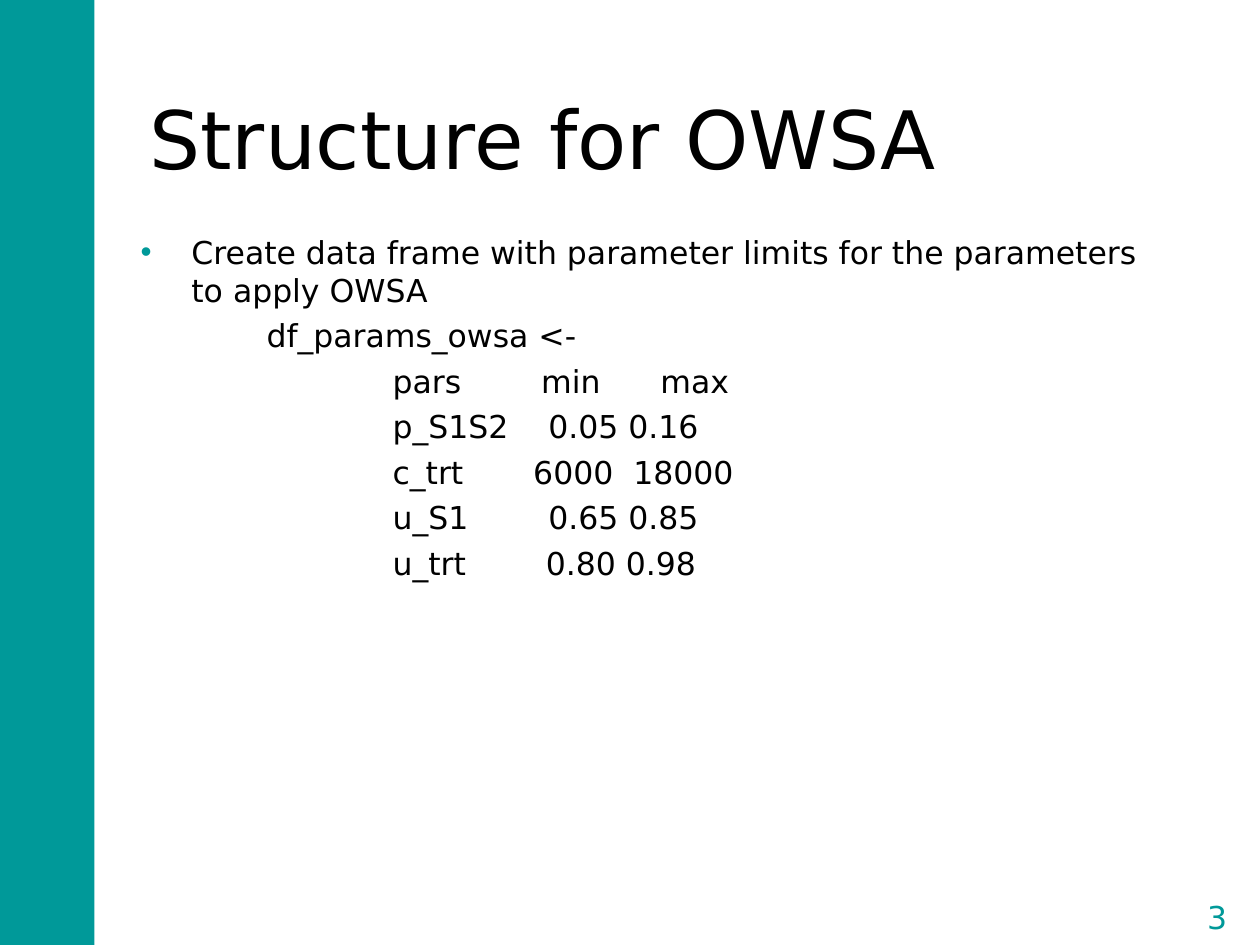
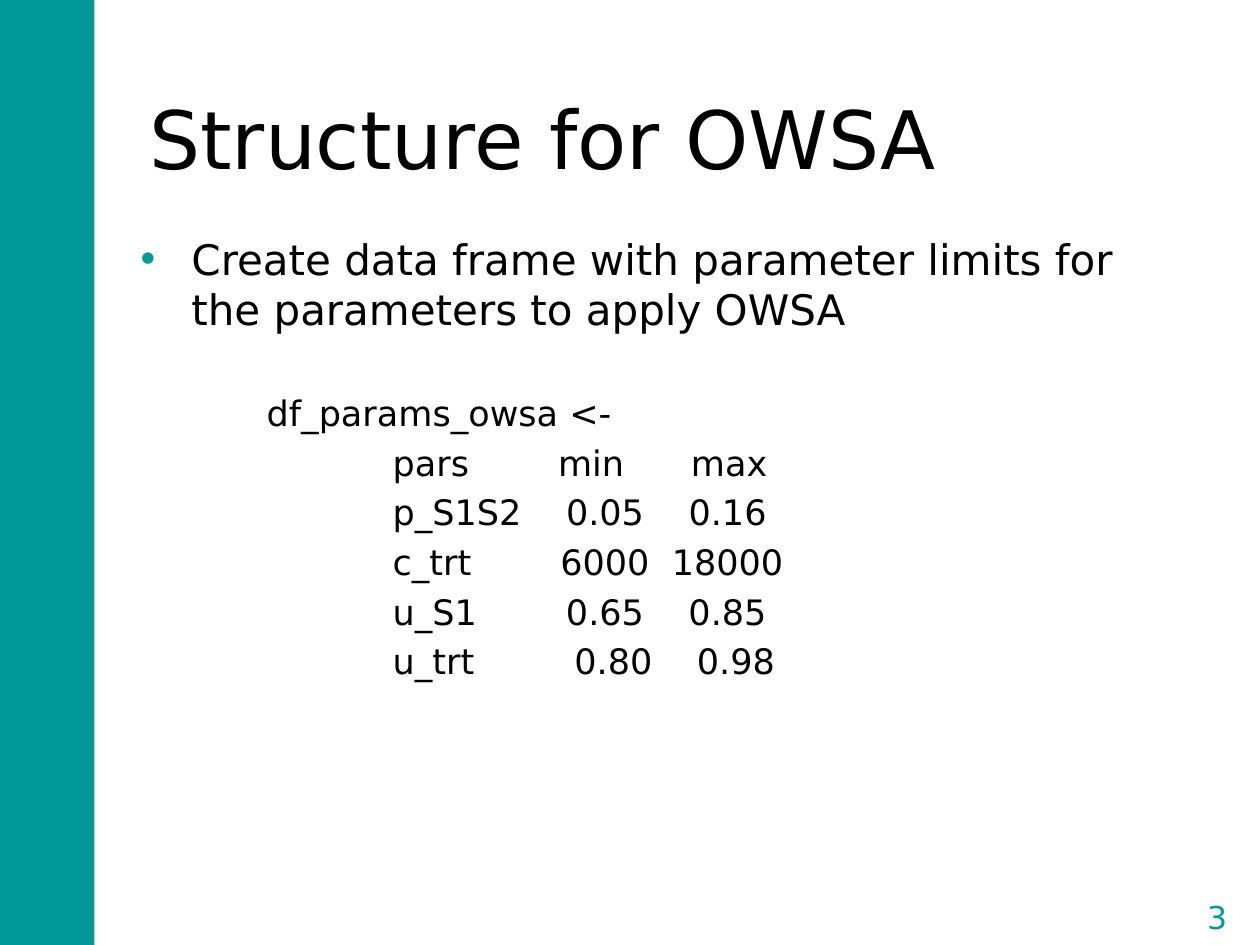
Before and after one commit to DARTH-git/Course-Modularization, a slide deck: slide 3 of Sensitivity analysis/Sensitivity analysis_structure.pptx. Drawn at 1260x945 pixels with LibreOffice and Linux fonts; fonts in the diff are those of the drawing. Boxes give left, top, right and bottom in pixels: in the first picture for what was removed or moved away, otherwise in the second. Text is boxed around its words. In the diff, an @@ line names an element or a change of style, - is before the commit and + after.

```diff
--- a/Sensitivity analysis/Sensitivity analysis_structure.pptx
+++ b/Sensitivity analysis/Sensitivity analysis_structure.pptx
@@ text "Create data frame with parameter ..." at box(191, 243, 1113, 682): size 18 to 24 pt in "Create data frame with parameter limits for ..."; size 18 to 20 pt in "df_params_owsa <-", "pars min max", "p_S1S2 0.05 0.16", "c_trt 6000 18000" and 2 more places @@
```
Also in this commit, not shown: 3 other slides changed.
